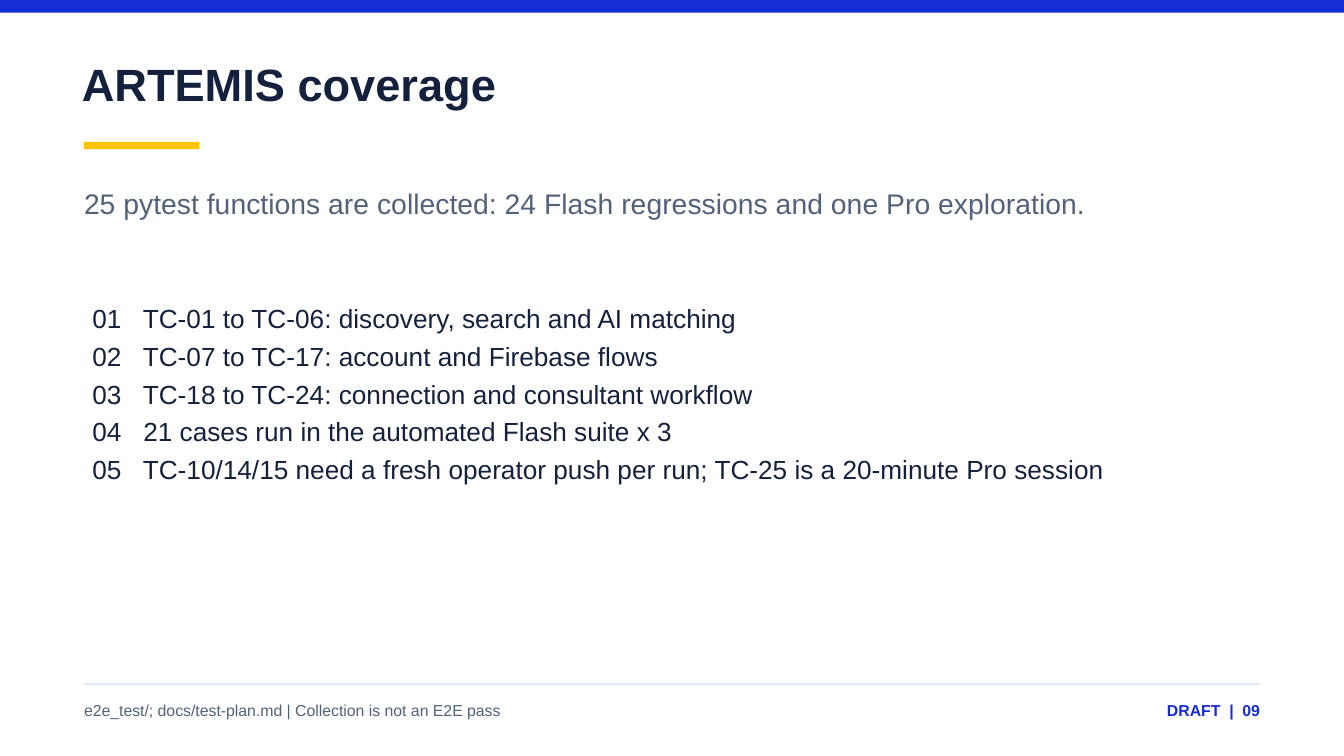
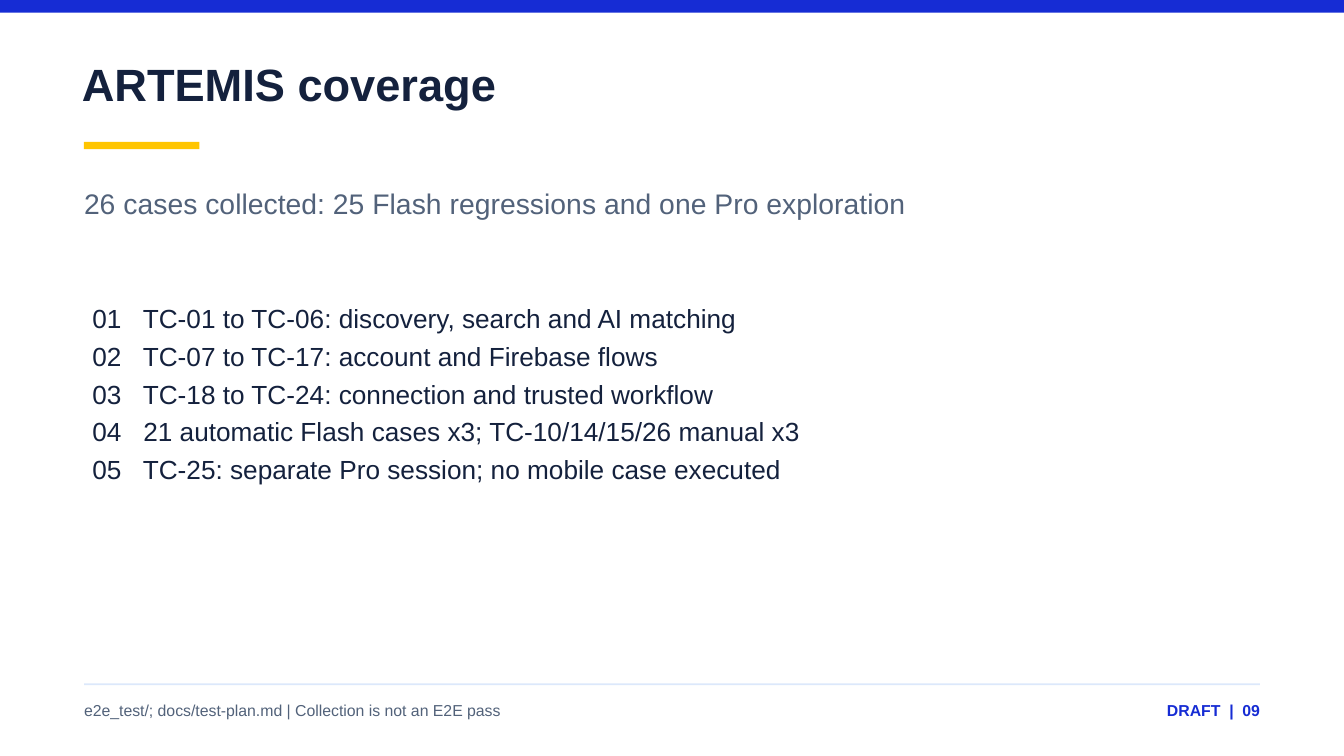
Before and after one commit to YukikoKaori/beewise-lab2, a slide deck: slide 9 of output/presentations/BeeWise-Lab3-Review-DRAFT.pptx. Drawn at 1344x756 pixels with LibreOffice and Linux fonts; fonts in the diff are those of the drawing. Boxes give left, top, right and bottom in pixels: in the first picture for what was removed or moved away, otherwise in the second. Text is boxed around its words. In the diff, an @@ line names an element or a change of style, - is before the commit and + after.

```diff
--- a/output/presentations/BeeWise-Lab3-Review-DRAFT.pptx
+++ b/output/presentations/BeeWise-Lab3-Review-DRAFT.pptx
@@ text at (84,193,905,219): text changed @@
-25 pytest functions are collected: 24 Flash regressions and one Pro exploration.
+26 cases collected: 25 Flash regressions and one Pro exploration
@@ text at (143,385,800,485): text changed @@
-03 TC-18 to TC-24: connection and consultant workflow
-04 21 cases run in the automated Flash suite x 3
-05 TC-10/14/15 need a fresh operator push per run; TC-25 is a 20-minute Pro session
+03 TC-18 to TC-24: connection and trusted workflow
+04 21 automatic Flash cases x3; TC-10/14/15/26 manual x3
+05 TC-25: separate Pro session; no mobile case executed
```
Also in this commit, not shown: 7 other slides changed, 12 other files.
